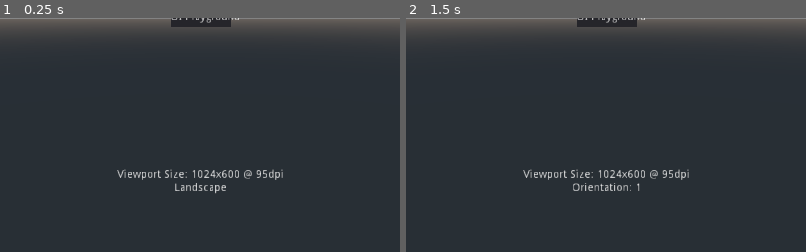
Above: before the commit, frames 1-2 (left to right).
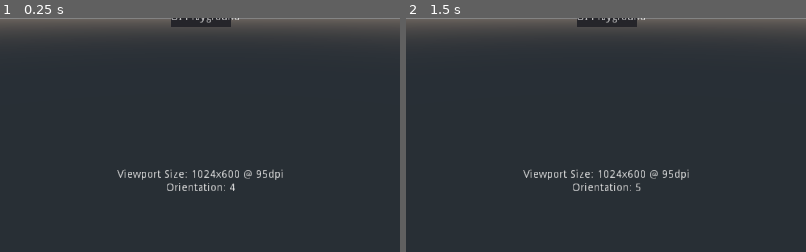
Above: after the commit, the same moments.

Repository: AnmAtAnm/uiplayground-for-godot
Game: Godot game, scene res://Main.tscn
Two runs of this game, one before a commit and one after it. Both use one fixed random seed, a clock stepped at 60 frames per second and the inputs below.
Inputs (mouse positions are % of the whole screen's width and height, from its top left):
- Up to frame 1 (0.25 s): no input
- Up to frame 2 (1.5 s): tap Enter at 0.5 s; move the mouse to (50, 91) at 0.52 s; click (50, 91) at 0.67 s; tap Space at 1.25 s; move the mouse to (30, 55) at 1.27 s; click (30, 55) at 1.42 s
The pictures show only the part of the screen within x 25-75%, y 50-100%; the shares and areas given below are measured in that part.

The runs differ from the first frame. In frame 1, 0.3% of the frame differs, in the area x 41-59%, y 70-76%; in frame 2, less than 0.1%.

Commit message:
sensor_landscape

Diff:
--- a/project.godot
+++ b/project.godot
@@ -23,6 +23,10 @@
 
 HUD="*res://HUD.tscn"
 
+[display]
+
+window/handheld/orientation="sensor_landscape"
+
 [rendering]
 
 quality/driver/driver_name="GLES2"
